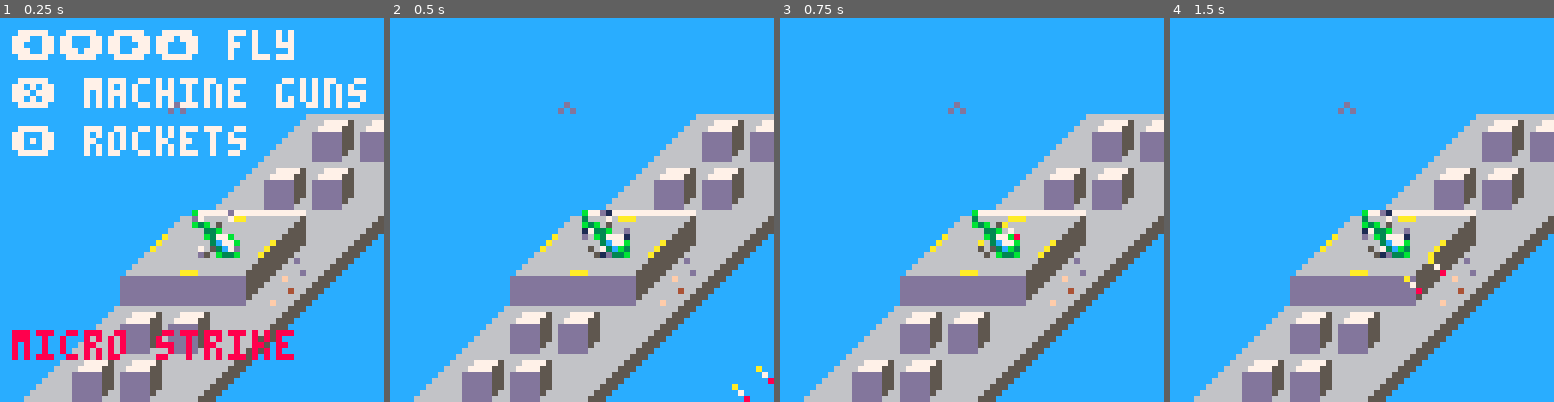
Above: before the commit, frames 1-4 (left to right).
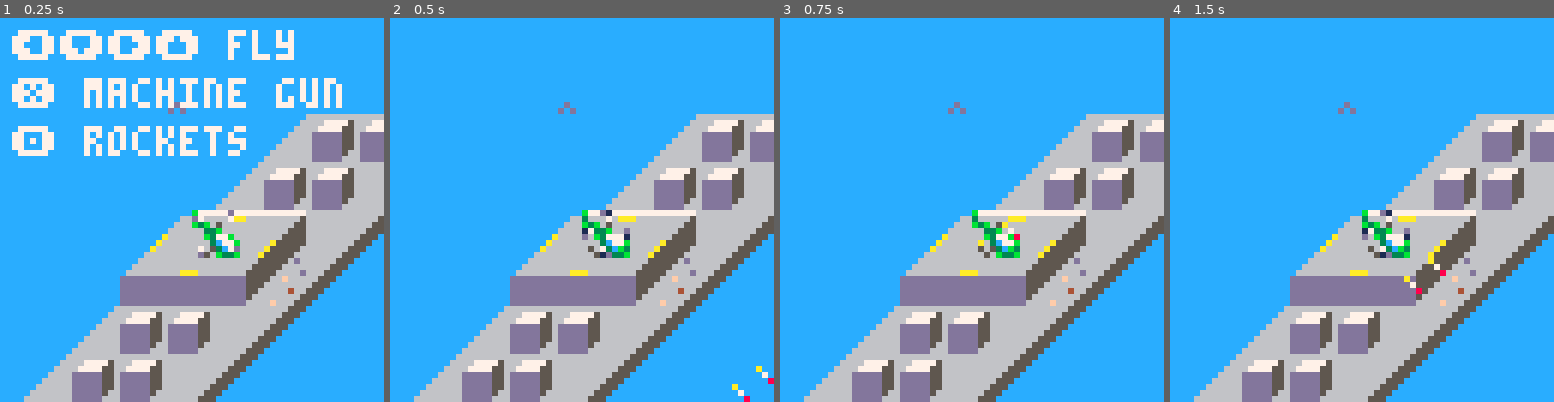
Above: after the commit, the same moments.

Repository: gorebang/64jam
Game: PICO-8 cartridge 64jam.p8
The game is run twice, just before and just after one commit, with the same random seed, the same clock (stepped at 60 frames per second) and the same inputs.
Inputs:
- Up to frame 1 (0.25 s): no input
- Up to frame 2 (0.5 s): tap O (Z key) at 0.33 s
- Up to frame 3 (0.75 s): tap O (Z key) at 0.7 s
- Up to frame 4 (1.5 s): tap X (X key) at 1.07 s; tap O (Z key) at 1.43 s

The runs differ from the first frame. In frame 1, 2.8% of the frame differs, in the area x 3-96%, y 15-90%; in frame 2, nothing differs; in frame 3, nothing differs; in frame 4, nothing differs.

Commit message:
Misc small tweaks

Diff:
--- a/64jam.p8
+++ b/64jam.p8
@@ -231,9 +231,9 @@
 
 	if started == false then
 		print ("⬅️⬇️➡️⬆️ fly", player.x -30, player.y - 30, 7)
-		print ("❎ machine guns", player.x -30, player.y - 22, 7)
+		print ("❎ machine gun", player.x -30, player.y - 22, 7)
 		print ("🅾️ rockets", player.x -30, player.y - 14, 7)
-		print ("micro strike", player.x -30, player.y + 20, 8)
+	--	print ("micro strike", player.x -30, player.y + 20, 8)
 
 	end
 
@@ -326,14 +326,14 @@
 ddddddddddddddddddddd5566666666666664665cc666666ddddd556cccd666dffd666dffd666d666d666d66ffccccccccffffffcccccffffffffccccccccccc
 ddddddddddddddddddddd5666666666666666655c6666666ddddd566cccd666dfd666dffd666d666d666d666fccccccccfffffffccccccffffffffcccccccccc
 ddddddddddddddddddddd666666666666f66655566666666ddddd666cccd666dd666dfffddddddddddddddddccccccccffffffffcccccccffffffffccccccccc
-000000000000000000000000000000d0000000000010000000000000000d1000000000000000b3300000000000000ddd00000000000000000000000000000000
-000000000000000000000000d7000070000000000d0700d00000000000007000000000000003333000000000000d666d00000000000000000000000000000000
-000000000000000000000000000000000000000000000001000000000000000000000000003533330000000000d6656500000000000000000000000000000000
-000000000000000000000000000000000000000000000070000000001700000d0000000005333535b333333b0d6d665000000000000000000000000000000000
+000000000000000000000000000000d0000000000010000000000000000d100000000000ffffb3ff0000000000000ddd00000000000000000000000000000000
+000000000000000000000000d7000070000000000d0700d0000000000000700000000000fff3333f00000000000d666d00000000000000000000000000000000
+000000000000000000000000000000000000000000000001000000000000000000000000ff3533330000000000d6656500000000000000000000000000000000
+000000000000000000000000000000000000000000000070000000001700000d00000000f5333535b333333b0d6d665000000000000000000000000000000000
 00000000000000000000000000000000000000000700000000000000d00000710000000033333356353333350d56665000000000000000000000000000000000
-000000000000000000000000000000000000000010000000000000000000000000000000b3353360333333b3d6d6650000000000000000000000000000000000
-0000000000000000000000000700007d000000000d0070d00000000000070000000000000333560033333333d665500000000000000000000000000000000000
-0000000000000000000000000d0000000000000000000100000000000001d0000000000000b36000565656565550000000000000000000000000000000000000
+000000000000000000000000000000000000000010000000000000000000000000000000b335336f333333b3d6d6650000000000000000000000000000000000
+0000000000000000000000000700007d000000000d0070d0000000000007000000000000f33356ff33333333d665500000000000000000000000000000000000
+0000000000000000000000000d0000000000000000000100000000000001d00000000000ffb36fff565656565550000000000000000000000000000000000000
 000000000000000000000000d70000d0000000000d1700d000000000170d100600000000b0000000000b00000000000000000000000000000000000000000000
 0000000000000000000000000000000000000000000000000000000000007000000000000b000000000b00000000000000000000000000000000000000000000
 00000000000000000000000000000000000000000000000000000000000000000000000000bb500000bb500003bb500000000000000000000000000000000000
@@ -457,7 +457,7 @@
 0a2e090909090909090909090909090909090909090909090909090909090909090909090909090909090909090909090909090909090909090909090909090909090909090909090909092d0a0a0a0a0a0a0a0a0a090909090909091f090909091f090909090d0e0f09090809090909090909090909090909090909090a0a0a
 0a09090909090909090909090909090909090909090909090909090909090909090909090909090909090909090909090909090909090909090909090909090909090909090909090909090a0a0a0a0a0a0a0a0a0a090809090909090909090909090909090d0e0909090909090909090909090909090b0d09090909090a0a0a
 0a3d090909090909090909090909090909090909090909090909090909090909090909090909090909090909090909090909090909090909090909090909090909090909090909090909090a0a0a0a0a0a0a0a0a0a0909090909090909090909090909090d0e0f090f090f090f090f090f090f090d381e0e0d090909090a0a0a
-0a0a2e0909090909090909090909090909090909090909090909090909090909090909090909090909090909090909090909090909090909090909090909090909090909090909090909090a0a0a0a0a0a0a0a0a0a3d090909095909095909090909091d1d1d1e1e1e1e1e1e1e1e1e1e1e1e1e381d1d1e380e0909092d0a0a0a
+0a0a2e0909090909090909090909090909090909090909090909090909090909090909090909090909090909090909090909090909090909090909090909090909090909090909090909090a0a0a0a0a0a0a0a0a0a3d090909094909094909090909091d1d1d1e1e1e1e1e1e1e1e1e1e1e1e1e381d1d1e380e0909092d0a0a0a
 0a2e090909090909090909090909090909090909090909090909090909090909090909090909090909090909090909090909090909090909090909090909090909090909090909090909090a0a0a0a0a0a0a0a0a0a0a3d0909090909090909090909090909090909090909090909090909090d0e0f09390e090909090a0a0a0a
 
 
Not shown, changed: test.js
